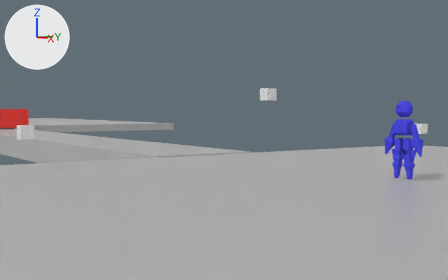
Renders of the Blender file Resources/levels/editor.blend from each side of a commit.
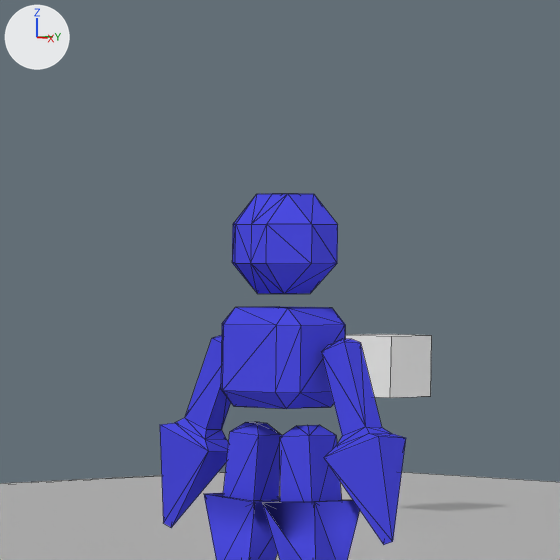
Old and new are each drawn from a camera (50 mm lens) standing at (50.1, -64.6, 9.4) and looking at (-53.7, 4.9, 2.8) and again close up on the part from 80% to 100% of the width and 25% to 57% of the height. Lighting does not change. The marker at upper left points along +X, +Y and +Z. The close-ups show mesh edges as thin lines.

Names of what the first close-up shows: 'Cube.004', '立方体', '立方体.002'.
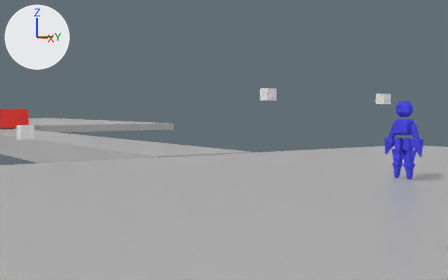
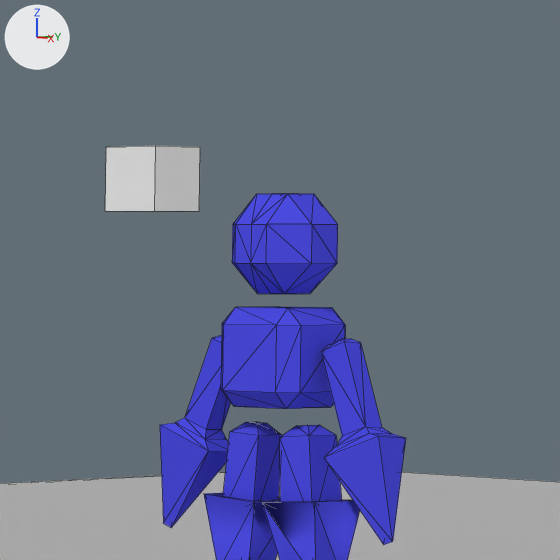
What differs and where, as boxes (x1, y1, x2, y2) in the close-ups (560 x 560 px):
'立方体', moved
    before: (345, 334, 432, 398)
    after: (105, 146, 200, 212)

Diff of the bpy script that builds the scene:
```diff
--- a/Resources/levels/editor.blend.py
+++ b/Resources/levels/editor.blend.py
@@ ob_立方体 @@
 ob_立方体 = bpy.data.objects.new('立方体', me_立方体)
-ob_立方体.location = (-33.96, 40.44, 5.01)
+ob_立方体.location = (-33.96, 29.23, 11.02)
```
